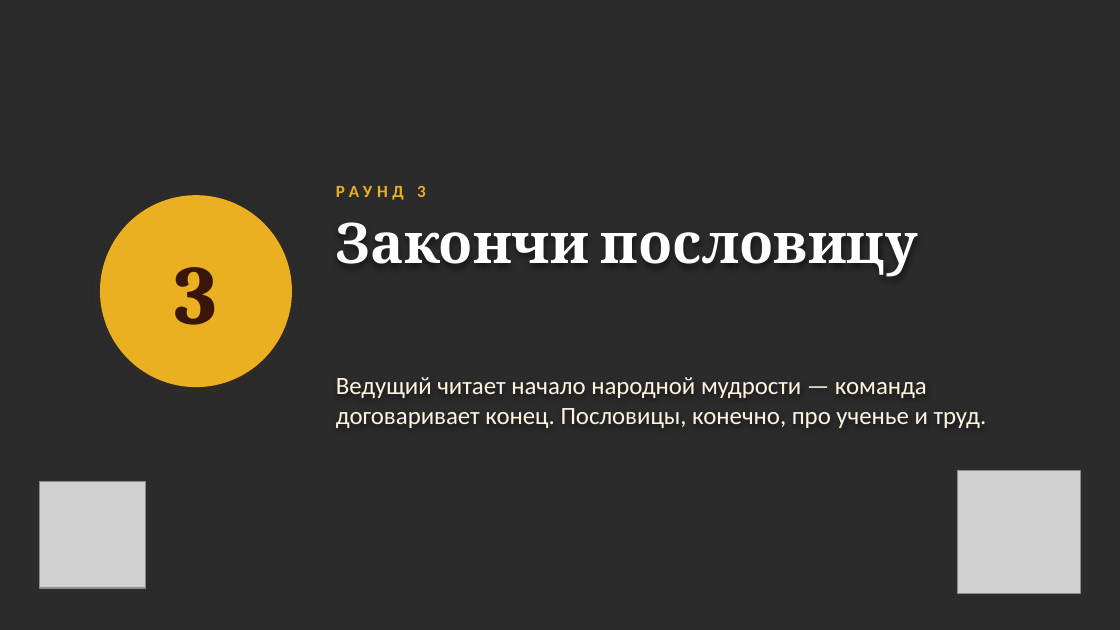
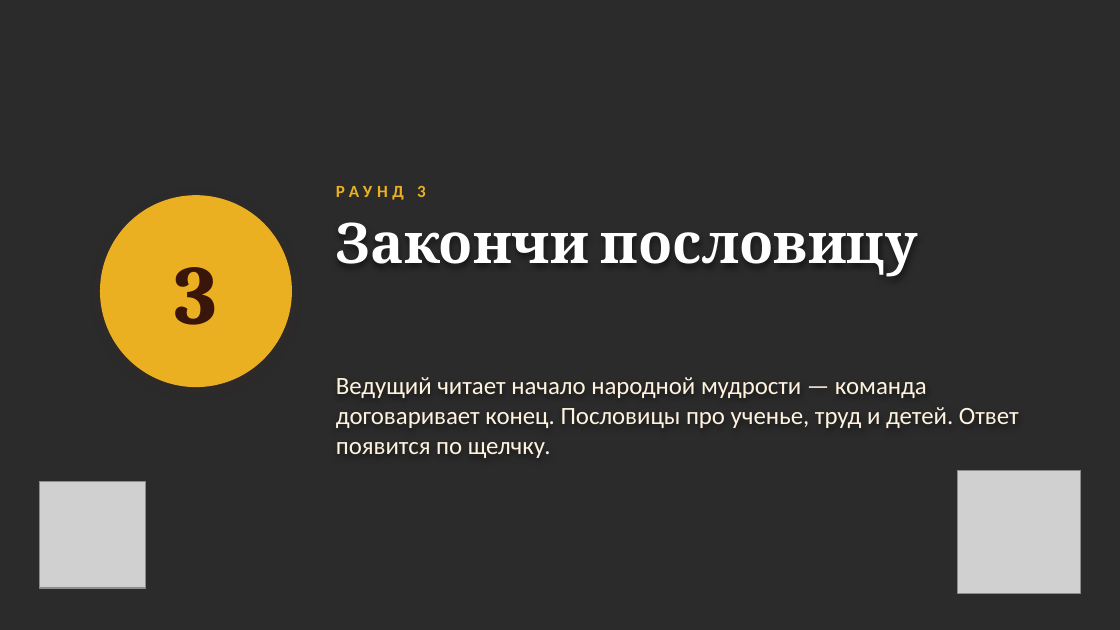
Before and after one commit to sl-himmelreich/heinrich-mario, a slide deck: slide 21 of День_воспитателя_конкурс.pptx (slide 23 before the commit). Drawn at 1120x630 pixels with LibreOffice and Linux fonts; fonts in the diff are those of the drawing; grey boxes stand for pictures; background and template pictures are left out; a plain dark background stands for a picture behind light text. Boxes give left, top, right and bottom in pixels: in the first picture for what was removed or moved away, otherwise in the second. Text is boxed around its words. In the diff, an @@ line names an element or a change of style, - is before the commit and + after.

```diff
--- a/День_воспитателя_конкурс.pptx
+++ b/День_воспитателя_конкурс.pptx
@@ text at box(336, 377, 1019, 458): text changed @@
-Ведущий читает начало народной мудрости — команда договаривает конец. Пословицы, конечно, про ученье и труд.
+Ведущий читает начало народной мудрости — команда договаривает конец. Пословицы про ученье, труд и детей. Ответ появится по щелчку.
```
Also in this commit, not shown: 14 other slides changed, 2 slides added, 4 slides removed, 1 other file.
